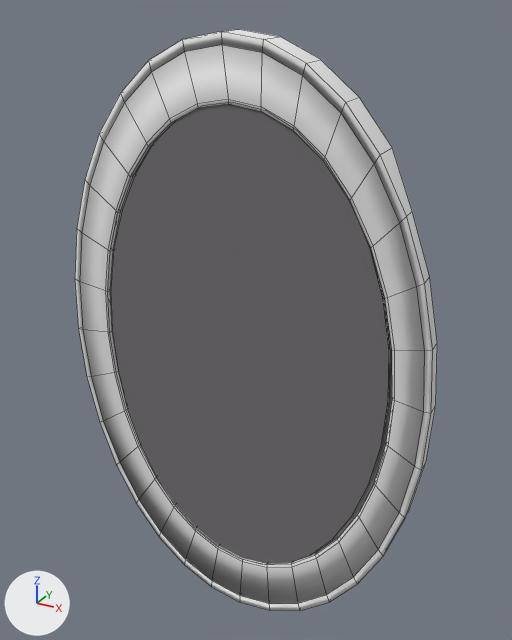
Before and after pictures for a commit that changed the Blender file Assets/models/floor_2/bathroom_e/bathroom01r_mirror.blend.
Rendered twice from a 50 mm lens placed at (0.743, -1.164, 0.708), pointed at (0.047, 0.1, 0.076). The axes (+X, +Y, +Z) are drawn at lower left. The lights are the same throughout. Mesh edges are drawn as thin lines.

Objects in the first picture: 'mirror_frame', 'mirror_glass'.
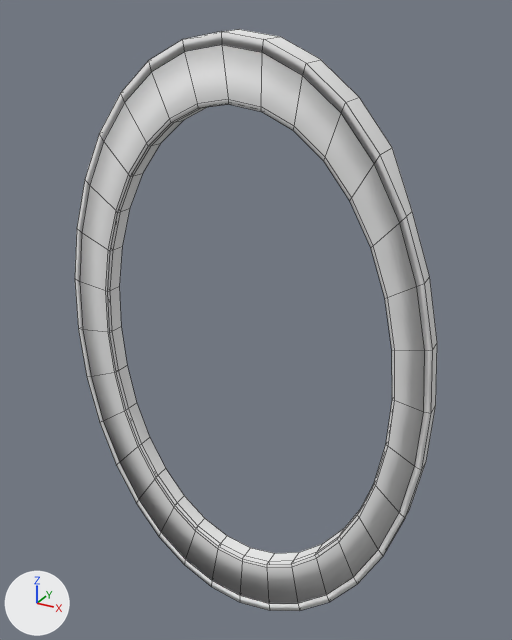
Location of each change, (x1, y1, x2, y2) in pixels of the pictures (512 x 640 px):
'mirror_glass', deleted: before (111, 104, 389, 564)
part 1 of me_circle_008, deleted: before (111, 146, 392, 553)

The edits, one by one:
me_circle_008 is used by ob_mirror_frame; location (0.033, 0.004, -0.006); rotation (1.571, -0.0175, 6.283), in degrees (90, -1, 360); scale (0.356, 0.547, 0.547).
me_circle_008 had 320 vertices, 258 faces and spanned x -1.23..1.23, y -1.23..1.24, z -0.15..-0.03.
me_circle_008 now has 320 vertices, 256 faces and spans x -1.23..1.23, y -1.23..1.24, z -0.15..-0.03.
Part 1, on me_circle_008:
2 faces are deleted.
Object 'mirror_glass' (ob_mirror_glass) is deleted.
